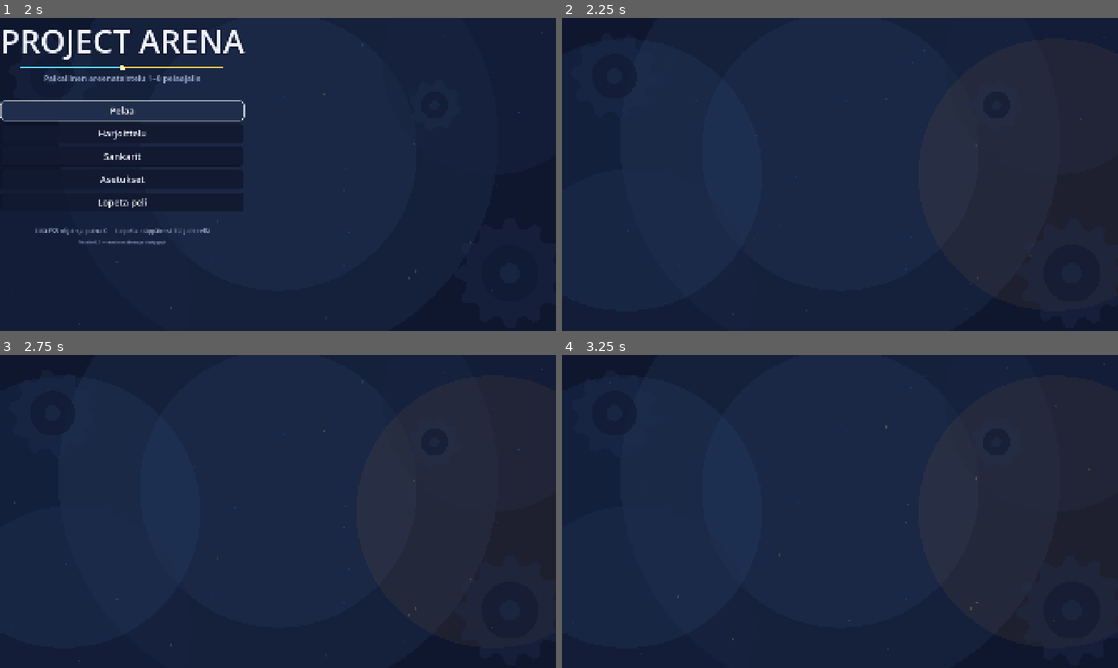
Above: before the commit, frames 1-4 (two rows, left to right).
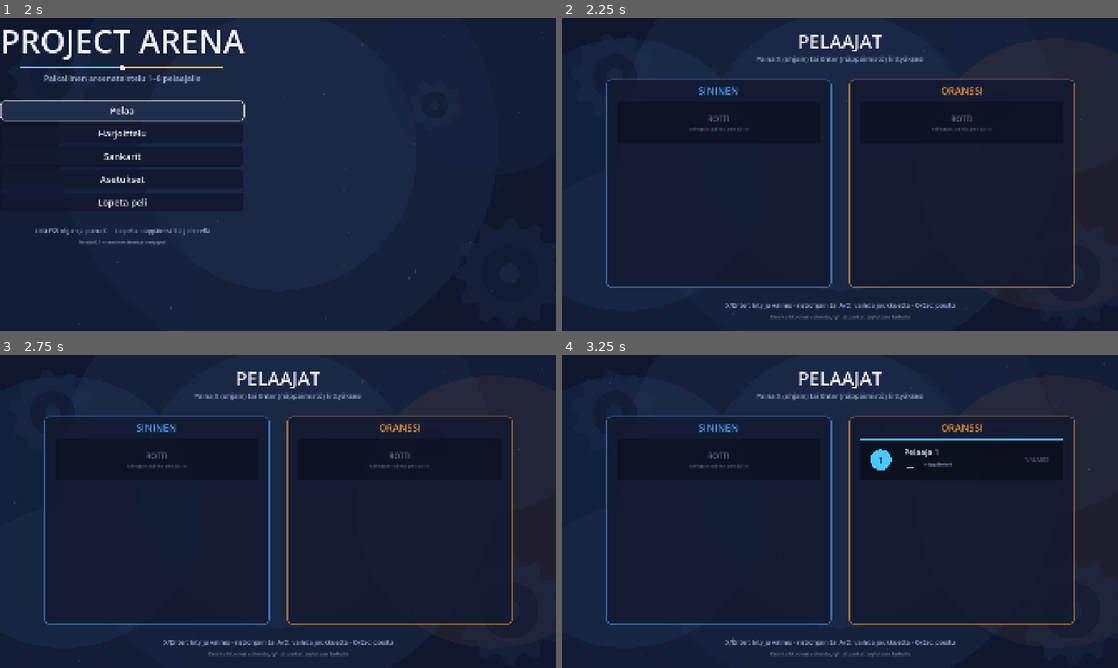
Above: after the commit, the same moments.

Repository: Zafgar/Brawlers
Game: Godot game, scene res://src/main.tscn
Same seed, same stepped clock (60 frames per second), same inputs: the game is played once before the commit and once after it.
Inputs (mouse positions are in pixels of both pictures, inside the frame that each line leads up to):
- Up to frame 1 (2 s): click "Pelaa" at 0.5 s; click "Takaisin" at 1.25 s
- Up to frame 2 (2.25 s): click "Harjoittelu" at 2 s
- Up to frame 3 (2.75 s): no input
- Up to frame 4 (3.25 s): tap Enter at 2.75 s; move the mouse to (962, 495) at 2.77 s; hold Right (ui_right) from 2.78 s (still down); hold Q from 2.78 s (still down); click (962, 495) at 2.92 s; tap Space at 3.02 s

Frame 1 is identical in both runs. In frame 2, 15% of the frame differs, in the area x 7-93%, y 5-97%; in frame 3, 15%; in frame 4, 15%.

Commit message:
Korjaa lobbyn näkymättömyys ja uudista sankarigalleria valitsinnäkymäksi
- MenuBackdrop piirtyy nyt show_behind_parent-lipulla vanhemman piirron
  taakse: Lobby piirtää sisältönsä omaan _draw()-metodiinsa, ja lapsena
  ollut tausta peitti sen kokonaan
- Sankarigalleria: 3x2-korttiruudukko vuoti ruudun yli pitkien tekstien
  takia; tilalle sankarilista + iso tietopaneeli, joka mahtuu ruudulle
  ilman vieritystä ja toimii suoraan ohjaimen fokusnavigoinnilla

Co-Authored-By: Claude Fable 5 <noreply@anthropic.com>
Claude-Session: https://claude.ai/code/session_01SqBgCfYgCzhYDAn38izic8

Diff:
--- a/src/ui/hero_gallery.gd
+++ b/src/ui/hero_gallery.gd
@@ -1,6 +1,12 @@
 class_name HeroGallery
 extends Control
-## Sankarigalleria: kaikkien kuuden sankarin roolit, tilastot ja kyvyt.
+## Sankarigalleria: sankarilista vasemmalla, valitun sankarin täydet tiedot
+## isossa paneelissa oikealla. Toimii ohjaimella (fokus vaihtaa sankaria),
+## näppäimistöllä ja hiirellä. Kaikki mahtuu ruudulle ilman vieritystä.
+
+var _detail_holder: PanelContainer = null
+var _selected := ""
+
 
 func _ready() -> void:
 	set_anchors_preset(Control.PRESET_FULL_RECT)
@@ -8,101 +14,139 @@
 
 	var margin := MarginContainer.new()
 	margin.set_anchors_preset(Control.PRESET_FULL_RECT)
-	margin.add_theme_constant_override("margin_left", 80)
-	margin.add_theme_constant_override("margin_right", 80)
+	margin.add_theme_constant_override("margin_left", 120)
+	margin.add_theme_constant_override("margin_right", 120)
 	margin.add_theme_constant_override("margin_top", 30)
 	margin.add_theme_constant_override("margin_bottom", 30)
 	add_child(margin)
 
-	var box := UiKit.vbox(16)
+	var box := UiKit.vbox(18)
 	margin.add_child(box)
 
 	var title := UiKit.title("SANKARIT", 64)
 	title.size_flags_horizontal = Control.SIZE_SHRINK_CENTER
 	box.add_child(title)
 
-	var grid := GridContainer.new()
-	grid.columns = 3
-	grid.add_theme_constant_override("h_separation", 24)
-	grid.add_theme_constant_override("v_separation", 24)
-	grid.size_flags_vertical = Control.SIZE_EXPAND_FILL
-	box.add_child(grid)
+	var row := UiKit.hbox(28)
+	row.size_flags_vertical = Control.SIZE_EXPAND_FILL
+	box.add_child(row)
 
+	# Vasen palsta: sankarinapit
+	var list := UiKit.vbox(10)
+	list.custom_minimum_size = Vector2(330, 0)
+	row.add_child(list)
+
+	var first_button: Button = null
 	for hero_id in HeroDef.ORDER:
-		grid.add_child(_hero_card(hero_id))
+		var def := HeroDef.get_def(hero_id)
+		var btn := UiKit.button("%s" % def["name"], func(): pass, 28)
+		btn.add_theme_color_override("font_color", def["color"])
+		btn.add_theme_color_override("font_hover_color", Palette.glow(def["color"], 1.2))
+		btn.add_theme_color_override("font_focus_color", Palette.glow(def["color"], 1.2))
+		btn.alignment = HORIZONTAL_ALIGNMENT_LEFT
+		btn.custom_minimum_size = Vector2(330, 0)
+		var id: String = hero_id
+		btn.focus_entered.connect(func(): _select(id))
+		btn.mouse_entered.connect(func(): _select(id))
+		btn.pressed.connect(func(): _select(id))
+		list.add_child(btn)
+		if first_button == null:
+			first_button = btn
 
-	var back_btn := UiKit.button("Takaisin", func(): Game.go_menu())
-	back_btn.size_flags_horizontal = Control.SIZE_SHRINK_CENTER
-	back_btn.custom_minimum_size = Vector2(360, 0)
-	box.add_child(back_btn)
-	back_btn.call_deferred("grab_focus")
+	list.add_child(UiKit.spacer(14))
+	var back_btn := UiKit.button("Takaisin", func(): Game.go_menu(), 24)
+	back_btn.custom_minimum_size = Vector2(330, 0)
+	list.add_child(back_btn)
+
+	# Oikea palsta: tietopaneeli
+	_detail_holder = UiKit.panel(Vector2(1150, 640))
+	_detail_holder.size_flags_horizontal = Control.SIZE_EXPAND_FILL
+	row.add_child(_detail_holder)
+
+	_select(HeroDef.ORDER[0])
+	first_button.call_deferred("grab_focus")
 
 
-func _hero_card(hero_id: String) -> Control:
+func _select(hero_id: String) -> void:
+	if hero_id == _selected:
+		return
+	_selected = hero_id
+	AudioMgr.play("ui_move", 0.05, -6.0)
+	for child in _detail_holder.get_children():
+		_detail_holder.remove_child(child)
+		child.queue_free()
+
 	var def := HeroDef.get_def(hero_id)
-	var panel := UiKit.panel(Vector2(540, 250))
-	panel.size_flags_horizontal = Control.SIZE_EXPAND_FILL
+	var content := UiKit.hbox(34)
+	_detail_holder.add_child(content)
 
-	var row := UiKit.hbox(16)
-	panel.add_child(row)
-
-	# Vasen palsta: medaljonki + tilastopalkit
-	var left := UiKit.vbox(8)
-	left.custom_minimum_size = Vector2(150, 0)
-	row.add_child(left)
+	# Vasemmalla iso medaljonki ja tilastopalkit
+	var left := UiKit.vbox(12)
+	left.custom_minimum_size = Vector2(220, 0)
+	left.size_flags_vertical = Control.SIZE_SHRINK_CENTER
+	content.add_child(left)
 
 	var medallion := Medallion.new()
 	medallion.hero_id = hero_id
-	medallion.custom_minimum_size = Vector2(110, 110)
+	medallion.custom_minimum_size = Vector2(190, 190)
 	medallion.size_flags_horizontal = Control.SIZE_SHRINK_CENTER
 	left.add_child(medallion)
 
 	var stars := ""
 	for i in range(3):
 		stars += "★" if i < int(def["difficulty"]) else "☆"
-	var role_label := UiKit.label("%s  %s" % [def["role"], stars], 18, def["color"])
+	var role_label := UiKit.label("%s  %s" % [def["role"], stars], 24, def["color"])
 	role_label.horizontal_alignment = HORIZONTAL_ALIGNMENT_CENTER
 	role_label.size_flags_horizontal = Control.SIZE_EXPAND_FILL
 	left.add_child(role_label)
+	left.add_child(UiKit.spacer(4))
 
 	for stat_name in ["kesto", "liike", "vahinko", "tuki"]:
-		var stat_row := UiKit.hbox(6)
-		var stat_label := UiKit.dim_label(stat_name.capitalize(), 13)
-		stat_label.custom_minimum_size = Vector2(62, 0)
+		var stat_row := UiKit.hbox(10)
+		var stat_label := UiKit.dim_label(stat_name.capitalize(), 18)
+		stat_label.custom_minimum_size = Vector2(90, 0)
 		stat_row.add_child(stat_label)
 		var bar := RatingBar.new()
 		bar.value = int(def["ratings"][stat_name])
 		bar.color = def["color"]
-		bar.custom_minimum_size = Vector2(76, 14)
+		bar.custom_minimum_size = Vector2(120, 20)
 		stat_row.add_child(bar)
 		left.add_child(stat_row)
 
-	# Oikea palsta: nimi, ase, kuvaus, kyvyt
-	var right := UiKit.vbox(3)
+	# Oikealla nimi, kuvaus ja kyvyt
+	var right := UiKit.vbox(6)
 	right.size_flags_horizontal = Control.SIZE_EXPAND_FILL
-	row.add_child(right)
+	content.add_child(right)
 
-	right.add_child(UiKit.label(def["name"], 30, def["color"]))
-	right.add_child(UiKit.dim_label("%s — %s" % [def["weapon"], def["desc"]], 14))
-	right.add_child(UiKit.spacer(4))
+	right.add_child(UiKit.label(def["name"], 46, def["color"]))
+	var desc := UiKit.dim_label("%s — %s" % [def["weapon"], def["desc"]], 21)
+	desc.autowrap_mode = TextServer.AUTOWRAP_WORD_SMART
+	desc.custom_minimum_size = Vector2(800, 0)
+	right.add_child(desc)
+	right.add_child(UiKit.spacer(10))
 
 	var slot_keys := [
-		["basic", "R2 / hiiri vasen"],
-		["a1", "R1 / hiiri oikea"],
+		["basic", "R2 / hiiren vasen"],
+		["a1", "R1 / hiiren oikea"],
 		["a2", "L1 / Q"],
 		["dodge", "X / välilyönti"],
 		["ult", "△ / E"],
 	]
 	for entry in slot_keys:
 		var ability: Dictionary = def["abilities"][entry[0]]
-		var line := UiKit.label("%s  —  %s" % [ability["name"], ability["desc"]], 13,
-			Palette.TEXT_MAIN)
-		line.autowrap_mode = TextServer.AUTOWRAP_WORD_SMART
-		right.add_child(line)
-		var key_hint := UiKit.dim_label("      %s" % entry[1], 11)
-		right.add_child(key_hint)
-
-	return panel
+		var ability_row := UiKit.hbox(14)
+		var name_label := UiKit.label(ability["name"], 22, Palette.TEXT_MAIN)
+		name_label.custom_minimum_size = Vector2(250, 0)
+		ability_row.add_child(name_label)
+		var key_label := UiKit.dim_label(str(entry[1]), 15)
+		key_label.custom_minimum_size = Vector2(170, 0)
+		ability_row.add_child(key_label)
+		right.add_child(ability_row)
+		var ability_desc := UiKit.dim_label(ability["desc"], 17)
+		ability_desc.autowrap_mode = TextServer.AUTOWRAP_WORD_SMART
+		ability_desc.custom_minimum_size = Vector2(800, 0)
+		right.add_child(ability_desc)
+		right.add_child(UiKit.spacer(2))
 
 
 func _unhandled_input(event: InputEvent) -> void:
@@ -111,7 +155,7 @@
 		Game.go_menu()
 
 
-## Pyöreä sankarikuvake gallerian kortteihin.
+## Pyöreä sankarikuvake.
 class Medallion:
 	extends Control
 
@@ -120,13 +164,13 @@
 	func _draw() -> void:
 		var def := HeroDef.get_def(hero_id)
 		var center := size / 2.0
-		var r: float = minf(size.x, size.y) / 2.0 - 4.0
-		draw_circle(center, r + 4.0, Palette.darker(def["color_b"], 0.55))
+		var r: float = minf(size.x, size.y) / 2.0 - 6.0
+		draw_circle(center, r + 6.0, Palette.darker(def["color_b"], 0.55))
 		draw_circle(center, r, def["color"])
 		draw_circle(center + Vector2(0, r * 0.35), r * 0.7,
 			Palette.with_alpha(def["color_b"], 0.35))
-		UiKit.draw_text(self, center + Vector2(0, 2), def["name"].substr(0, 1),
-			int(r * 1.1), Color.WHITE, true, 4)
+		UiKit.draw_text(self, center + Vector2(0, 3), def["name"].substr(0, 1),
+			int(r * 1.1), Color.WHITE, true, 5)
 
 
 ## Viisiportainen tilastopalkki.
--- a/src/ui/menu_backdrop.gd
+++ b/src/ui/menu_backdrop.gd
@@ -12,6 +12,9 @@
 func _ready() -> void:
 	set_anchors_preset(Control.PRESET_FULL_RECT)
 	mouse_filter = Control.MOUSE_FILTER_IGNORE
+	# Tausta piirtyy aina vanhemman oman piirron taakse (esim. Lobby piirtää
+	# sisältönsä suoraan omaan _draw()-metodiinsa).
+	show_behind_parent = true
 	var rng := RandomNumberGenerator.new()
 	rng.seed = 715517
 	for i in range(46):
